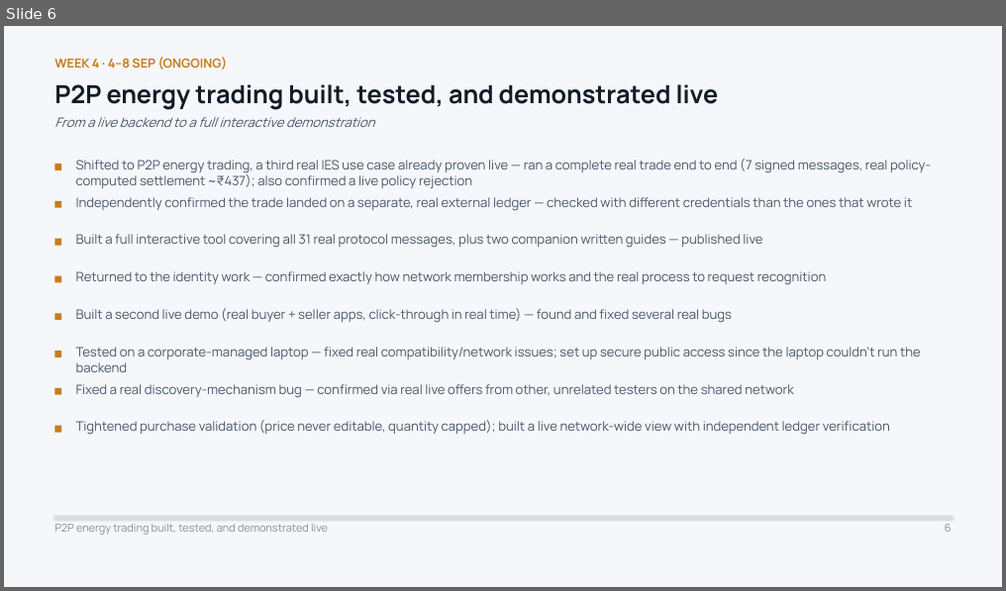
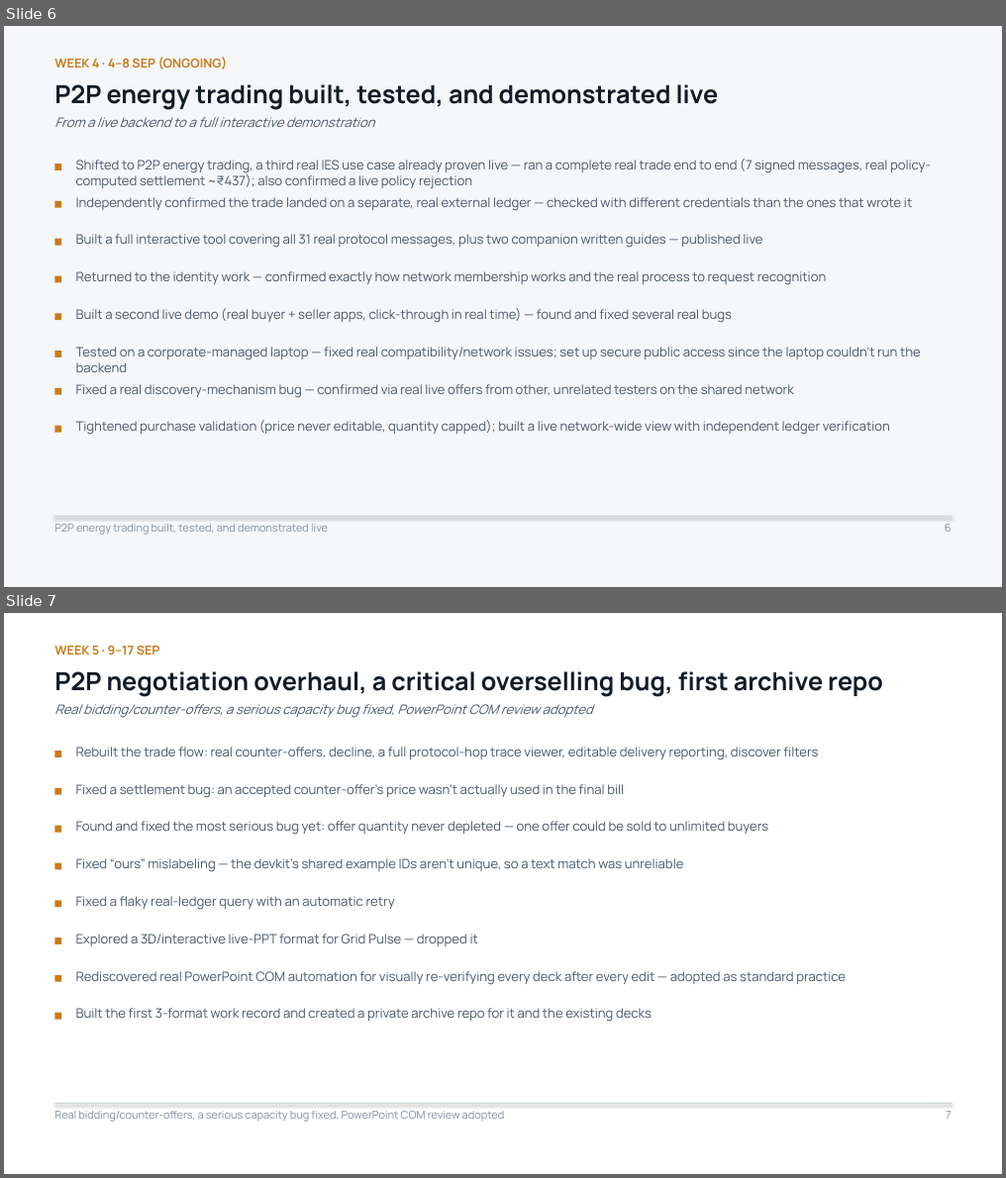
Before and after one commit to Sanjay-dev22/personal-deg, a slide deck: work-record/DEG-IES-Work-Record.pptx. Shown one above the other, each under a label of ours: slide 6 before the commit, slides 6 and 7 after it. The pictures are 1006x591 and 1006x1178 pixels, drawn with LibreOffice and Linux fonts; fonts in the diff are those of the drawing. Boxes give left, top, right and bottom in pixels: in the first picture for what was removed or moved away, otherwise in the second. Text is boxed around its words. In the diff, an @@ line names an element or a change of style, - is before the commit and + after.

```diff
--- a/work-record/DEG-IES-Work-Record.pptx
+++ b/work-record/DEG-IES-Work-Record.pptx
@@ slide 7 added at [4, 613, 1002, 1174], background #FFFFFF @@
@@ text added at [54, 645, 160, 655], 12 pt, text #C87C1C, bold @@
+WEEK 5 · 9–17 SEP
@@ text added at [54, 671, 883, 696], 24 pt, text #121B27, bold @@
+P2P negotiation overhaul, a critical overselling bug, first archive repo
@@ text added at [54, 704, 593, 718], 12.5 pt, text #48576A, italic @@
+Real bidding/counter-offers, a serious capacity bug fixed, PowerPoint COM review adopted
@@ rectangle added at [54, 751, 61, 758], fill #C87C1C @@
@@ text added at [76, 747, 818, 761], 12.5 pt, text #48576A @@
+Rebuilt the trade flow: real counter-offers, decline, a full protocol-hop trace viewer, editable delivery reporting, discover filters
@@ rectangle added at [54, 788, 61, 795], fill #C87C1C @@
@@ text added at [76, 784, 624, 798], 12.5 pt, text #48576A @@
+Fixed a settlement bug: an accepted counter-offer's price wasn't actually used in the final bill
@@ rectangle added at [54, 826, 61, 833], fill #C87C1C @@
@@ text added at [76, 821, 768, 835], 12.5 pt, text #48576A @@
+Found and fixed the most serious bug yet: offer quantity never depleted — one offer could be sold to unlimited buyers
@@ rectangle added at [54, 863, 61, 869], fill #C87C1C @@
@@ text added at [76, 859, 684, 872], 12.5 pt, text #48576A @@
+Fixed “ours” mislabeling — the devkit's shared example IDs aren't unique, so a text match was unreliable
@@ rectangle added at [54, 900, 61, 907], fill #C87C1C @@
@@ text added at [76, 896, 395, 910], 12.5 pt, text #48576A @@
+Fixed a flaky real-ledger query with an automatic retry
@@ rectangle added at [54, 938, 61, 945], fill #C87C1C @@
@@ text added at [76, 934, 478, 947], 12.5 pt, text #48576A @@
+Explored a 3D/interactive live-PPT format for Grid Pulse — dropped it
@@ rectangle added at [54, 975, 61, 982], fill #C87C1C @@
@@ text added at [76, 971, 846, 985], 12.5 pt, text #48576A @@
+Rediscovered real PowerPoint COM automation for visually re-verifying every deck after every edit — adopted as standard practice
@@ rectangle added at [54, 1013, 61, 1020], fill #C87C1C @@
@@ text added at [76, 1008, 651, 1022], 12.5 pt, text #48576A @@
+Built the first 3-format work record and created a private archive repo for it and the existing decks
@@ line added from (54, 1103) to (951, 1103), #CBD5E0 0.75 pt @@
@@ text added at [54, 1111, 505, 1122], 10.5 pt, text #8391A2 @@
+Real bidding/counter-offers, a serious capacity bug fixed, PowerPoint COM review adopted
@@ text added at [945, 1111, 951, 1119], 10.5 pt, text #8391A2 @@
+7
```
Also in this commit, not shown: 2 slides changed, 7 other slides added, 2 other files.
